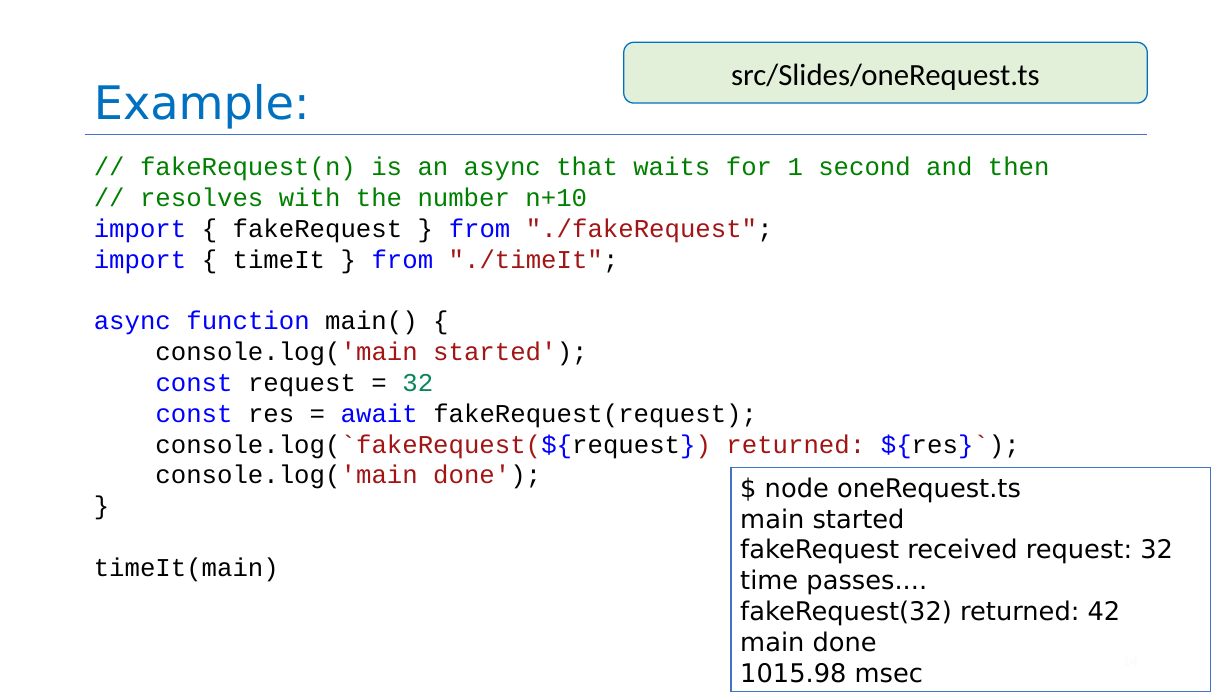
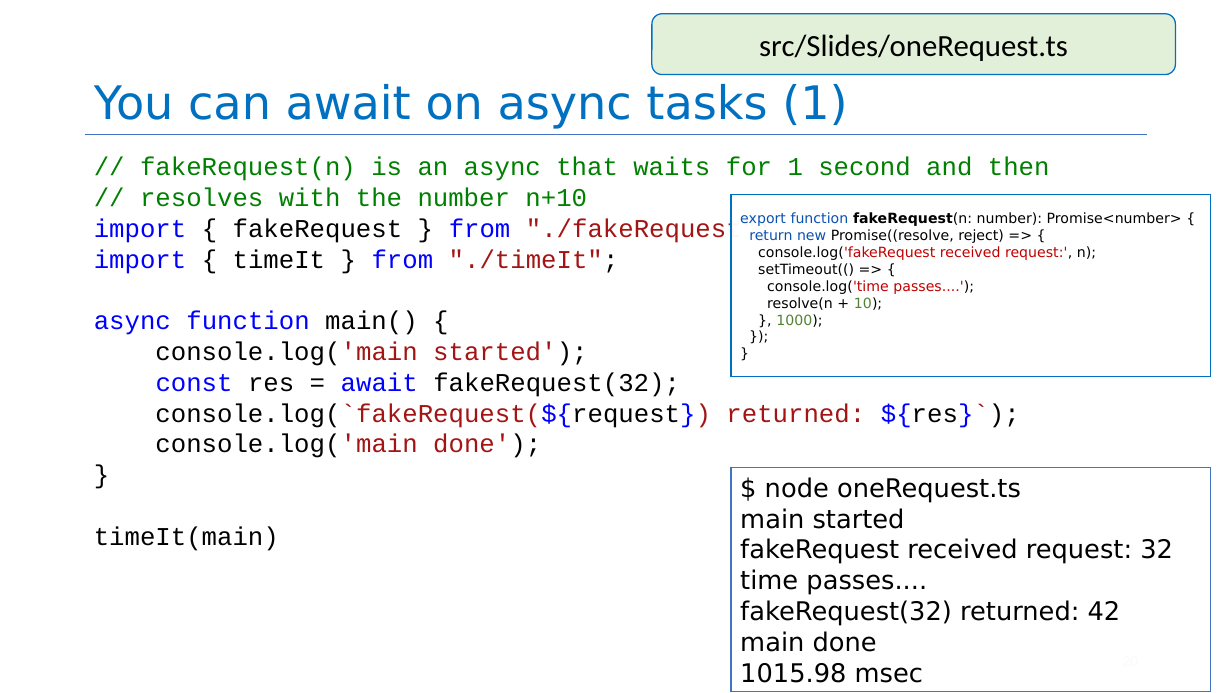
Before and after one commit to neu-se/CS4530-Summer-2026, a slide deck: slide 20 of Slides/Module 08 Concurrency Patterns in Typescript.pptx (slide 14 before the commit). Drawn at 1232x693 pixels with LibreOffice and Linux fonts; fonts in the diff are those of the drawing. Boxes give left, top, right and bottom in pixels: in the first picture for what was removed or moved away, otherwise in the second. Text is boxed around its words. In the diff, an @@ line names an element or a change of style, - is before the commit and + after.

Commit message:
tweaked async slides with new examples

```diff
--- a/Slides/Module 08 Concurrency Patterns in Typescript.pptx
+++ b/Slides/Module 08 Concurrency Patterns in Typescript.pptx
@@ rounded rectangle "src/Slides/oneRequest.ts": place and size @@
-rounded rectangle "src/Slides/oneRequest.ts" at (624, 43, 1148, 104)
+rounded rectangle "src/Slides/oneRequest.ts" at (653, 14, 1177, 75)
@@ title at (94, 84, 847, 129): text changed @@
-Example:
+You can await on async tasks (1)
@@ rectangle added at (731, 194, 1211, 376), fill #FFFFFF at 96% opacity, outline #0070C0 1 pt, 11 pt, text #000000 @@
+export function fakeRequest(n: number): Promise<number> {
+return new Promise((resolve, reject) => {
+console.log('fakeRequest received request:', n);
+setTimeout(() => {
+console.log('time passes....');
+resolve(n + 10);
+}, 1000);
+});
+}
@@ text at (156, 372, 680, 397): text changed @@
-const request = 32
-const res = await fakeRequest(request);
+const res = await fakeRequest(32);
```
Also in this commit, not shown: 5 other slides changed, 6 slides added, 1 other file.
